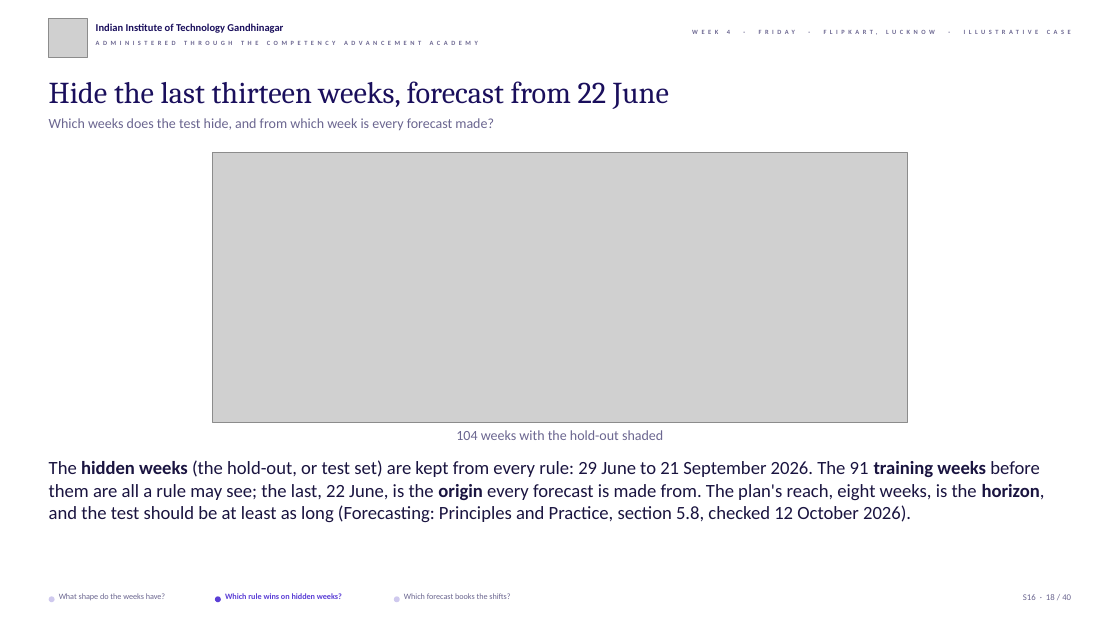
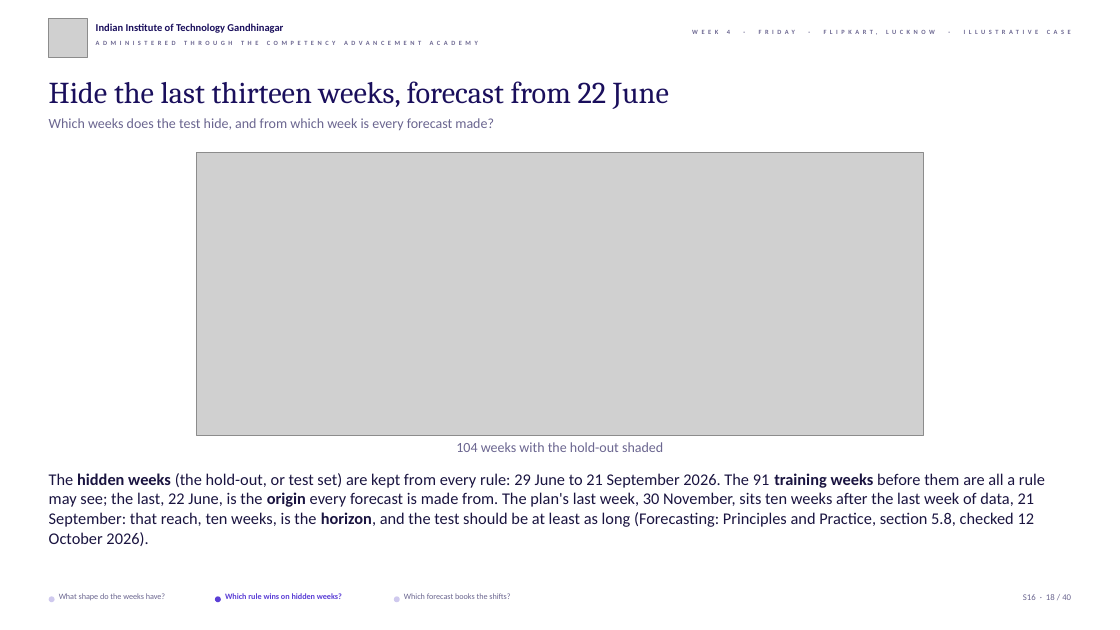
Before and after one commit to fde-academy-lab/c2-content-factory, a slide deck: slide 18 of content/W04/D5/slides/C2_W04_D05_half1_STUDENT.pptx. Drawn at 1120x630 pixels with LibreOffice and Linux fonts; fonts in the diff are those of the drawing; grey boxes stand for pictures; background and template pictures are left out. Boxes give left, top, right and bottom in pixels: in the first picture for what was removed or moved away, otherwise in the second. Text is boxed around its words. In the diff, an @@ line names an element or a change of style, - is before the commit and + after.

```diff
--- a/content/W04/D5/slides/C2_W04_D05_half1_STUDENT.pptx
+++ b/content/W04/D5/slides/C2_W04_D05_half1_STUDENT.pptx
@@ picture: place and size @@
-picture at bbox=[213, 153, 907, 423]
+picture at bbox=[197, 153, 924, 436]
@@ text "104 weeks with the hold-out ...": place and size @@
-text "104 weeks with the hold-out ..." at bbox=[456, 430, 663, 440]
+text "104 weeks with the hold-out ..." at bbox=[456, 442, 663, 452]
@@ text at bbox=[49, 473, 1045, 546]: text changed; size 16 to 14 pt @@
-The hidden weeks (the hold-out, or test set) are kept from every rule: 29 June to 21 September 2026. The 91 training weeks before them are all a rule may see; the last, 22 June, is the origin every forecast is made from. The plan's reach, eight weeks, is the horizon, and the test should be at least as long (Forecasting: Principles and Practice, section 5.8, checked 12 October 2026).
+The hidden weeks (the hold-out, or test set) are kept from every rule: 29 June to 21 September 2026. The 91 training weeks before them are all a rule may see; the last, 22 June, is the origin every forecast is made from. The plan's last week, 30 November, sits ten weeks after the last week of data, 21 September: that reach, ten weeks, is the horizon, and the test should be at least as long (Forecasting: Principles and Practice, section 5.8, checked 12 October 2026).
```
Also in this commit, not shown: 9 other slides changed, 8 other files.
